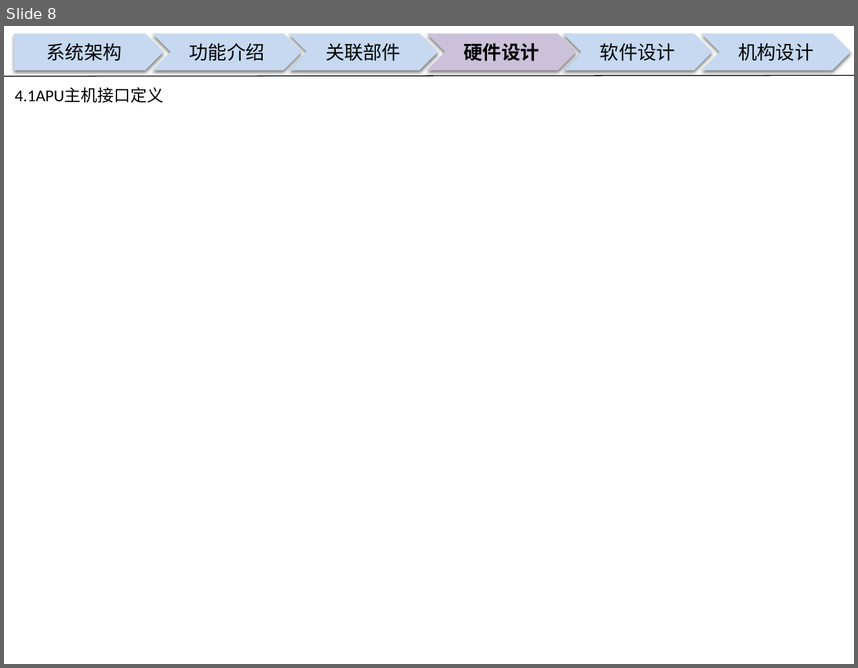
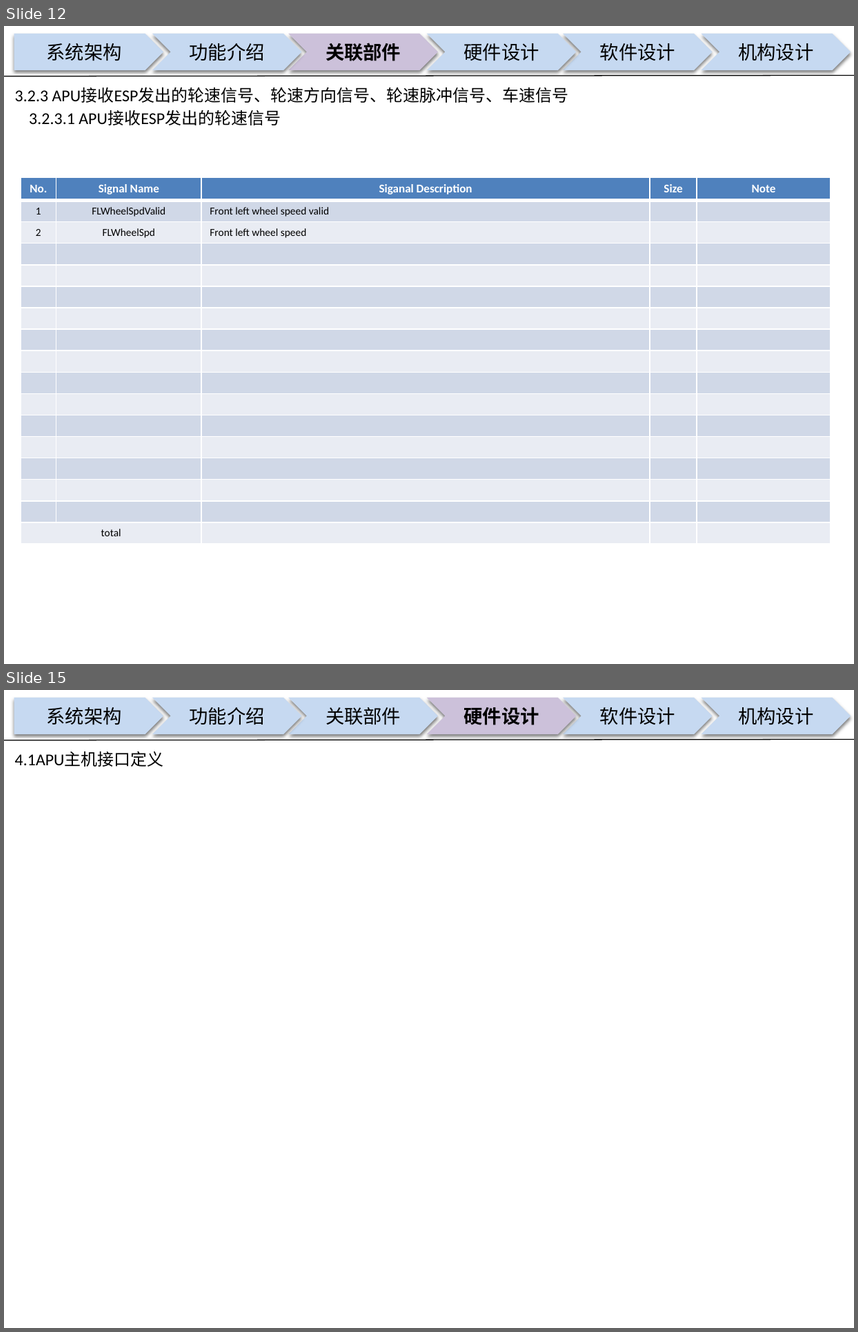
Before and after one commit to guruquan887/VAD01, a slide deck: 01需求分析/docs/specs/00APU设计构想书-VAD01-20180126.pptx. Shown one above the other, each under a label of ours: slide 8 before the commit, slides 12 and 15 after it; the slides between them are not shown. The pictures are 858x668 and 858x1332 pixels, drawn with LibreOffice and Linux fonts; fonts in the diff are those of the drawing; background and template pictures are left out. Boxes give left, top, right and bottom in pixels: in the first picture for what was removed or moved away, otherwise in the second. Text is boxed around its words. In the diff, an @@ line names an element or a change of style, - is before the commit and + after.

Commit message:
00APU设计构想书-VAD01-20180126
00APU设计构想书-VAD01-20180126

```diff
--- a/01需求分析/docs/specs/00APU设计构想书-VAD01-20180126.pptx
+++ b/01需求分析/docs/specs/00APU设计构想书-VAD01-20180126.pptx
@@ slide 12 added at [4,26,854,664], background picture (left out) @@
@@ pentagon arrow added at [14,34,164,70], fill #C6D9F1, 16 pt, text #000000 @@
+系统架构
@@ chevron added at [152,34,301,70], fill #C6D9F1, 16 pt, text #000000 @@
+功能介绍
@@ chevron added at [289,34,439,70], fill #CCC1DA, 16 pt, text #000000, bold @@
+关联部件
@@ chevron added at [426,34,576,70], fill #C6D9F1, 16 pt, text #000000 @@
+硬件设计
@@ chevron added at [562,34,712,70], fill #C6D9F1, 16 pt, text #000000 @@
+软件设计
@@ chevron added at [701,34,851,70], fill #C6D9F1, 16 pt, text #000000 @@
+机构设计
@@ line added from (4, 76) to (854, 75), #000000 0.75 pt @@
@@ text added at [15,87,569,103], 14 pt, text #000000 @@
+3.2.3 APU接收ESP发出的轮速信号、轮速方向信号、轮速脉冲信号、车速信号
@@ text added at [29,110,281,125], 14 pt, text #000000 @@
+3.2.3.1 APU接收ESP发出的轮速信号
@@ table added at [21,177,831,540], 17 rows, 5 columns @@
+No. | Signal Name | Siganal Description | Size | Note
+1 | FLWheelSpdValid | Front left wheel speed valid |  | 
+2 | FLWheelSpd | Front left wheel speed |  | 
+ |  |  |  | 
+ |  |  |  | 
+ |  |  |  | 
+ |  |  |  | 
+ |  |  |  | 
+ |  |  |  | 
+ |  |  |  | 
+ |  |  |  | 
+ |  |  |  | 
+ |  |  |  | 
+ |  |  |  | 
+ |  |  |  | 
+ |  |  |  | 
+total |  |  |  | 
@@ what was slide 8 is now slide 15 @@
```
Also in this commit, not shown: 2 slides changed, 7 other slides added.
